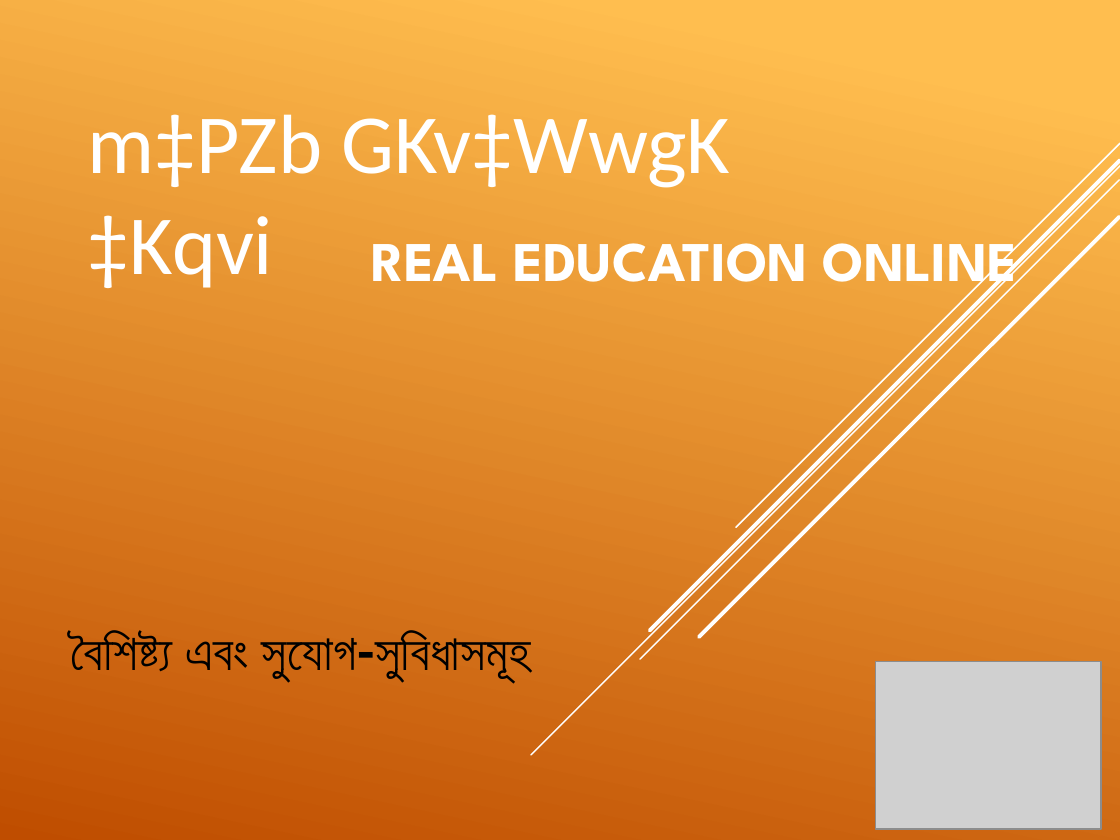
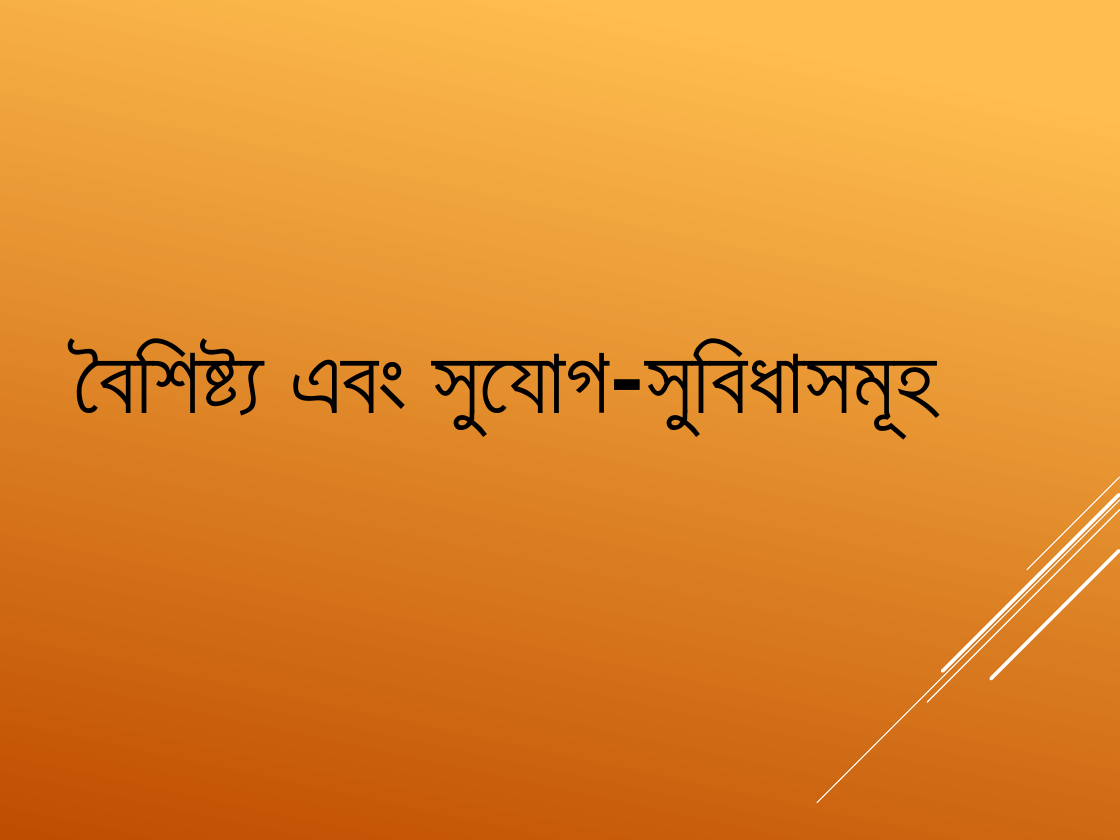
Before and after one commit to Shuvoneel/SRCL, a slide deck: slide 3 of Socheton/Socheton Academy-Bangla.pptx (slide 2 before the commit). Drawn at 1120x840 pixels with LibreOffice and Linux fonts; fonts in the diff are those of the drawing; grey boxes stand for pictures. Boxes give left, top, right and bottom in pixels: in the first picture for what was removed or moved away, otherwise in the second. Text is boxed around its words. In the diff, an @@ line names an element or a change of style, - is before the commit and + after.

```diff
--- a/Socheton/Socheton Academy-Bangla.pptx
+++ b/Socheton/Socheton Academy-Bangla.pptx
@@ text removed at box(88, 114, 730, 288) @@
-m‡PZb GKv‡WwgK ‡Kqvi
@@ text "বৈশিষ্ট্য এবং সুযোগ-সুবিধাসমূহ": place and size @@
-text "বৈশিষ্ট্য এবং সুযোগ-সুবিধাসমূহ" at box(72, 631, 531, 683)
+text "বৈশিষ্ট্য এবং সুযোগ-সুবিধাসমূহ" at box(75, 341, 937, 439)
@@ text "বৈশিষ্ট্য এবং সুযোগ-সুবিধাসমূহ" at box(75, 341, 937, 439): size 32 to 60 pt; more space between paragraphs; vertical alignment top to middle @@
@@ group removed at box(531, 143, 1120, 755): 5 lines @@
@@ title removed at box(372, 243, 1018, 298) @@
-REAL EDUCATION ONLINE
@@ group added at box(818, 477, 1120, 803): 5 lines @@
@@ picture removed at box(876, 661, 1101, 829) @@
```
Also in this commit, not shown: 1 other slide changed, 3 slides added, 2 slides removed, 2 other files.
